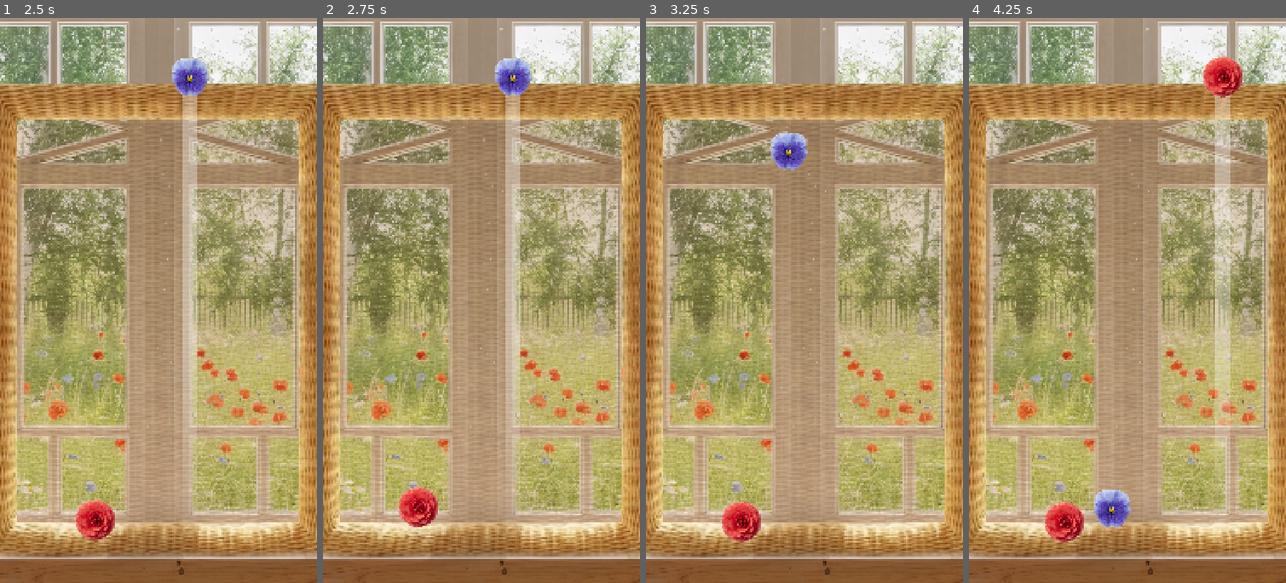
Above: before the commit, frames 1-4 (left to right).
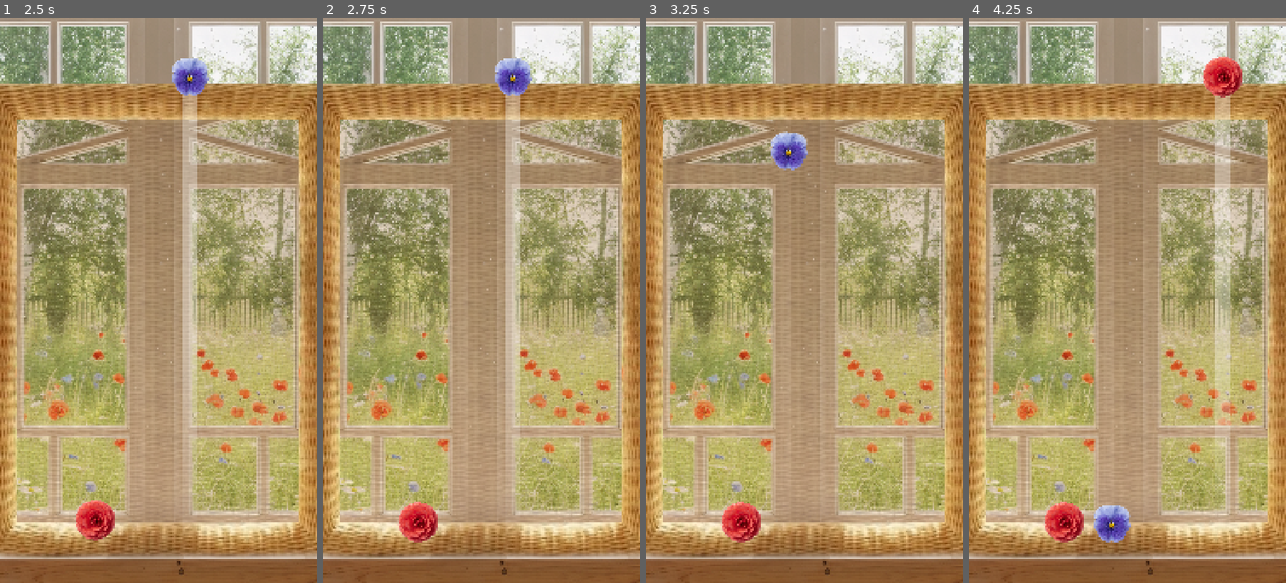
Above: after the commit, the same moments.

Repository: justkuzan/SuikaGame
Game: Godot game, scene res://Core/Level/Level.tscn
The game is run twice, just before and just after one commit, with the same random seed, the same clock (stepped at 60 frames per second) and the same inputs.
Inputs (mouse positions are in pixels of both pictures, inside the frame that each line leads up to):
- Up to frame 1 (2.5 s): tap Enter at 0.5 s; move the mouse to (228, 272) at 0.52 s; press the mouse at (228, 272) at 0.53 s; tap Space at 1.25 s; move the mouse to (95, 328) at 1.27 s; release the mouse at (95, 328) at 1.28 s; click (95, 328) at 1.35 s; move the mouse to (190, 176) at 2.02 s; press the mouse at (190, 176) at 2.03 s
- Up to frame 2 (2.75 s): no input
- Up to frame 3 (3.25 s): move the mouse to (788, 413) at 2.77 s; release the mouse at (788, 413) at 2.78 s; click (788, 413) at 2.85 s
- Up to frame 4 (4.25 s): move the mouse to (1222, 385) at 3.52 s; press the mouse at (1222, 385) at 3.53 s

Frame 1 is identical in both runs. In frame 2, 1.0% of the frame differs, in the area x 23-37%, y 82-93%; in frame 3, 0.1%; in frame 4, 0.9%.

Commit message:
feat: implement predictable flower rotation on merge
Fixed rotation by setting manual Inertia to 1.0.

Replaced random range rotation with a discrete choice between fixed values using pick_random().

Improved visual feedback when new flowers are created.

Diff:
--- a/Core/Level/Level.gd
+++ b/Core/Level/Level.gd
@@ -2,6 +2,7 @@
 class_name Level
 
 const FLOWER = preload("uid://daiia8h0goc0c")
+const SPIN_DIRECTION: Array = [-20.0, 20.0]
 
 @onready var flowers_container: Node2D = $FlowersContainer
 
@@ -14,6 +15,7 @@
 	flower_a.queue_free()
 	flower_b.queue_free()
 	if data.next_level != null:
+
 		var new_flower = FLOWER.instantiate() as Flower
 		new_flower.flower_data = data.next_level
 		new_flower.freeze = false
@@ -21,6 +23,4 @@
 		new_flower.global_position = position
 
 		new_flower.linear_velocity = Vector2(0, -700)
-
-		var random_spin = randf_range(-50.0, 50.0)
-		new_flower.apply_torque_impulse(random_spin)
+		new_flower.apply_torque_impulse(SPIN_DIRECTION.pick_random())
--- a/Entities/Flower/Flower.tscn
+++ b/Entities/Flower/Flower.tscn
@@ -5,7 +5,7 @@
 
 [sub_resource type="PhysicsMaterial" id="PhysicsMaterial_hfqmi"]
 resource_local_to_scene = true
-bounce = 0.15
+bounce = 0.05
 
 [sub_resource type="CircleShape2D" id="CircleShape2D_xbxml"]
 resource_local_to_scene = true
@@ -14,6 +14,7 @@
 [node name="Flower" type="RigidBody2D" unique_id=182945636 groups=["flowers"]]
 mass = 0.05
 physics_material_override = SubResource("PhysicsMaterial_hfqmi")
+inertia = 1.0
 freeze = true
 contact_monitor = true
 max_contacts_reported = 8
Not shown, removed: _Builds/suikagame.console.exe
Not shown, changed: _Builds/suikagame.exe
Not shown, changed: _Builds/suikagame.pck
